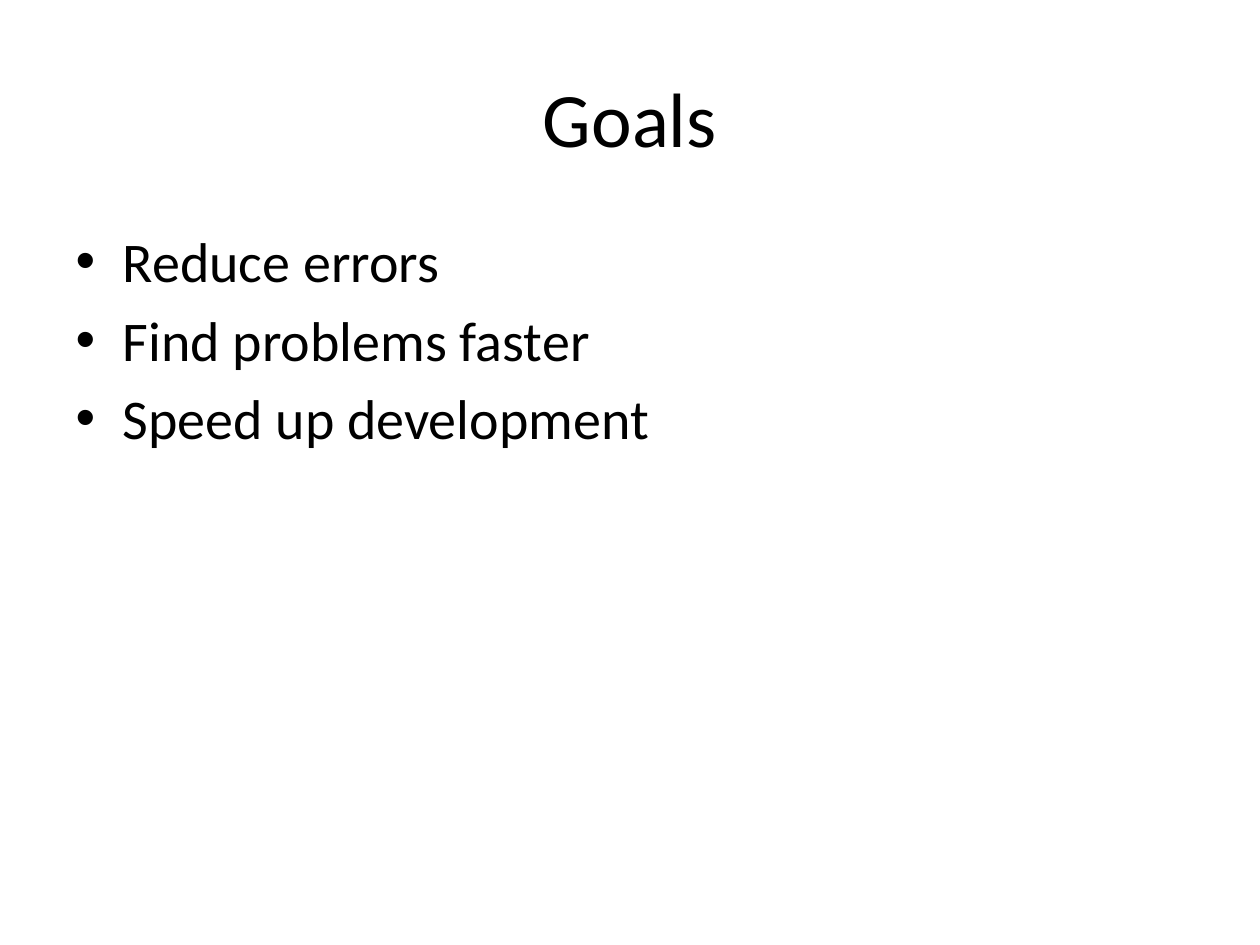
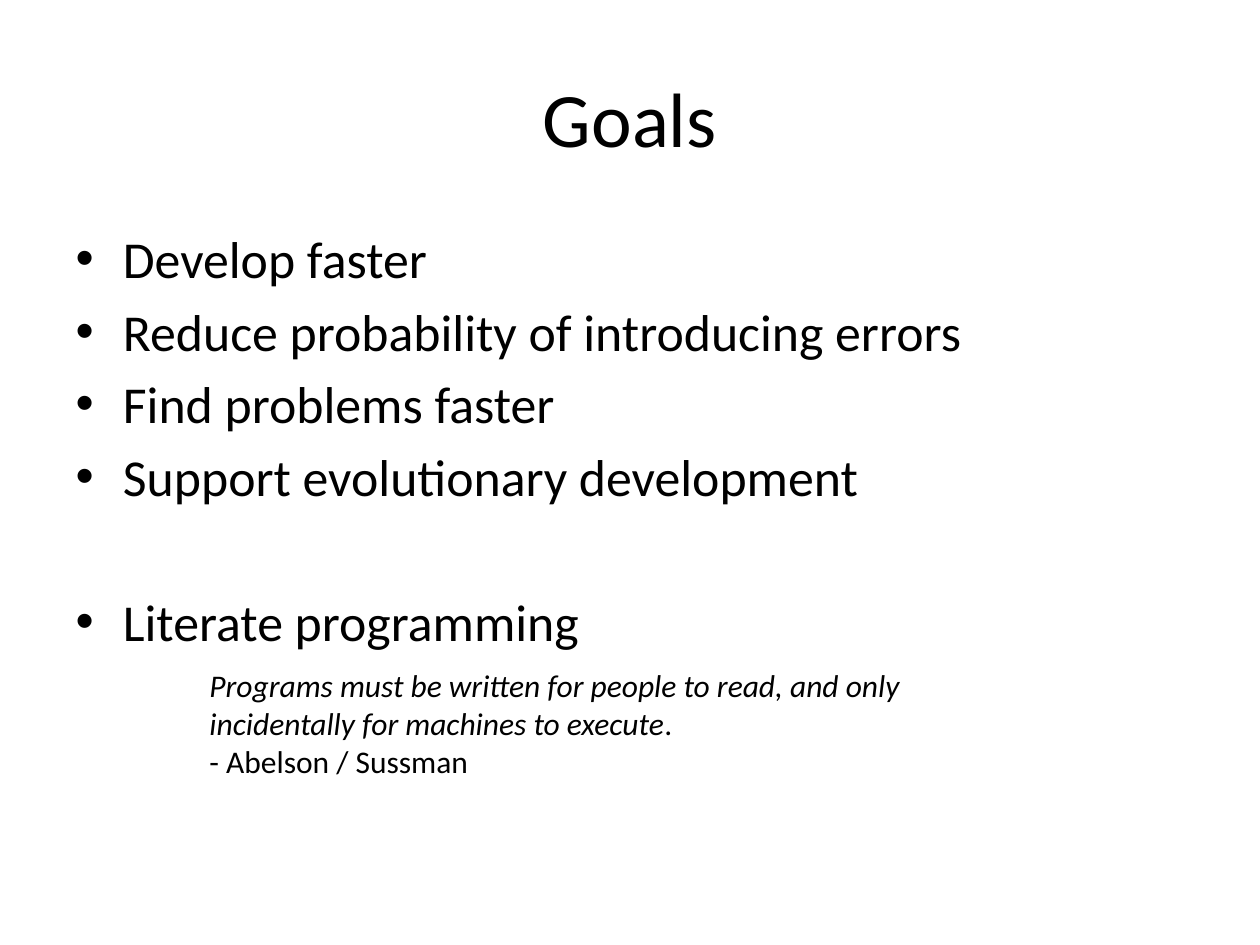
Before and after one commit to DavidJameson/SocialSoftware, a slide deck: slide 2 of DefensiveProgrammingTechniques.pptx. Drawn at 1260x945 pixels with LibreOffice and Linux fonts; fonts in the diff are those of the drawing. Boxes give left, top, right and bottom in pixels: in the first picture for what was removed or moved away, otherwise in the second. Text is boxed around its words. In the diff, an @@ line names an element or a change of style, - is before the commit and + after.

```diff
--- a/DefensiveProgrammingTechniques.pptx
+++ b/DefensiveProgrammingTechniques.pptx
@@ text at box(123, 242, 961, 360): text changed; size 32 to 29.6 pt @@
-• Reduce errors
+• Develop faster
+• Reduce probability of introducing errors
@@ text at box(123, 387, 555, 432): size 32 to 29.6 pt in "Find problems faster" @@
@@ text at box(123, 460, 858, 650): text changed; size 32 to 29.6 pt @@
-• Speed up development
+• Support evolutionary development
+• Literate programming
@@ text added at box(209, 675, 900, 774), 18 pt, text #000000, italic @@
+Programs must be written for people to read, and only incidentally for machines to execute.
+- Abelson / Sussman
```
Also in this commit, not shown: 3 other slides changed, 11 slides added.
